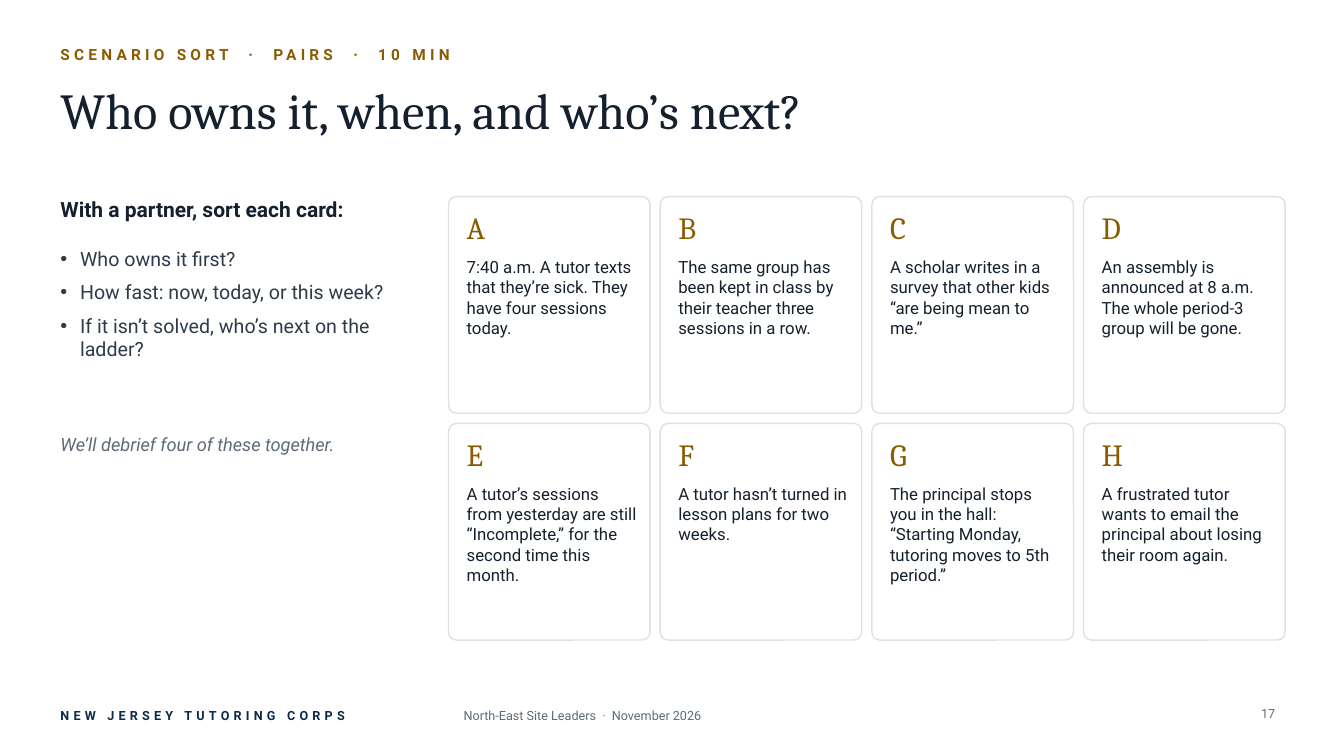
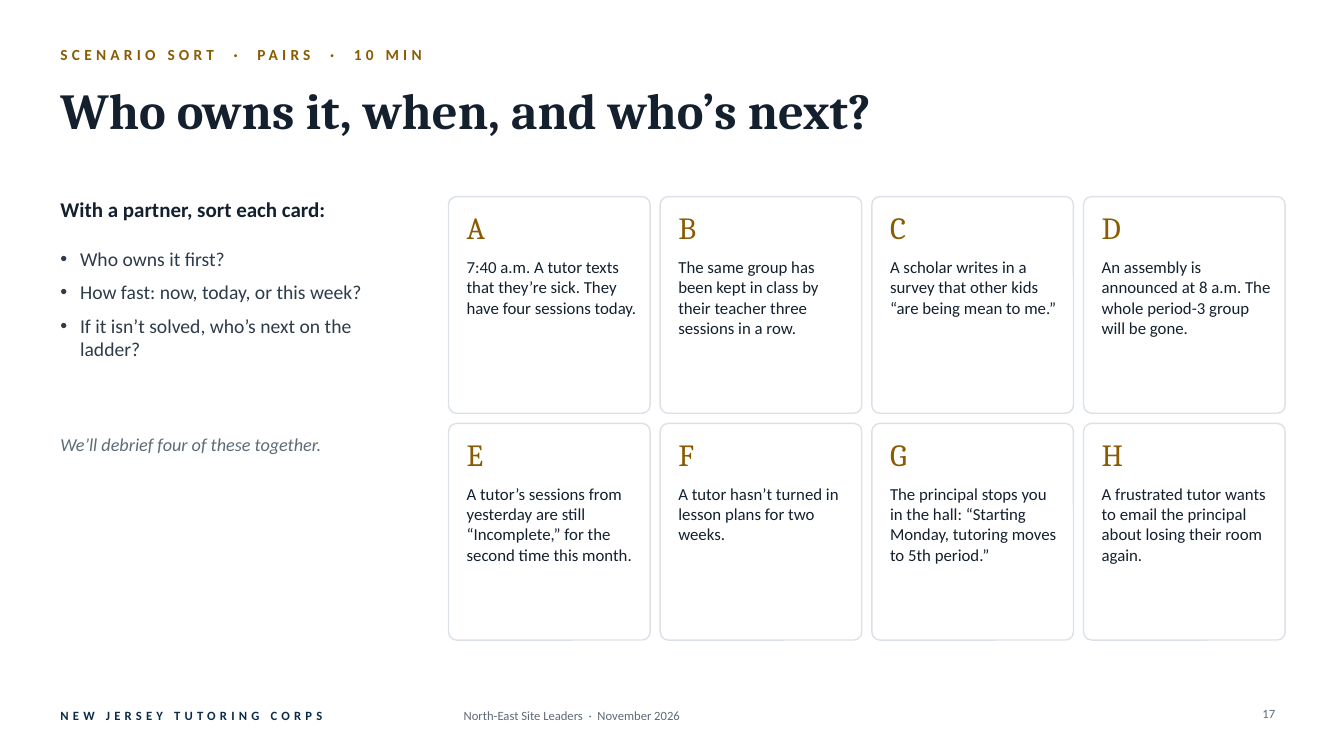
Before and after one commit to NJTCDATA/New-Jersey-Tutoring-Corps-Portal, a slide deck: slide 17 of docs/meetings/2026-11-ne-site-leaders/01-Deck-From-Flags-to-Ownership.pptx. Drawn at 1344x756 pixels with LibreOffice and Linux fonts; fonts in the diff are those of the drawing. Boxes give left, top, right and bottom in pixels: in the first picture for what was removed or moved away, otherwise in the second. Text is boxed around its words. In the diff, an @@ line names an element or a change of style, - is before the commit and + after.

```diff
--- a/docs/meetings/2026-11-ne-site-leaders/01-Deck-From-Flags-to-Ownership.pptx
+++ b/docs/meetings/2026-11-ne-site-leaders/01-Deck-From-Flags-to-Ownership.pptx
@@ title "Who owns it, when, and ..." at [60,93,871,136]: bold on @@
@@ font Roboto to Calibri in 15 elements at [60,50,422,60], [60,202,325,221], [80,252,361,356], [60,438,321,454], [467,262,637,317], [678,261,818,334], [890,261,1056,317], [1102,261,1270,337], [467,488,632,561], [678,488,839,540], [890,488,1057,564], [1102,488,1266,564], [1262,710,1275,718], [60,711,323,720], [464,711,680,720] @@
```
Also in this commit, not shown: 20 other slides changed, 2 other files.
